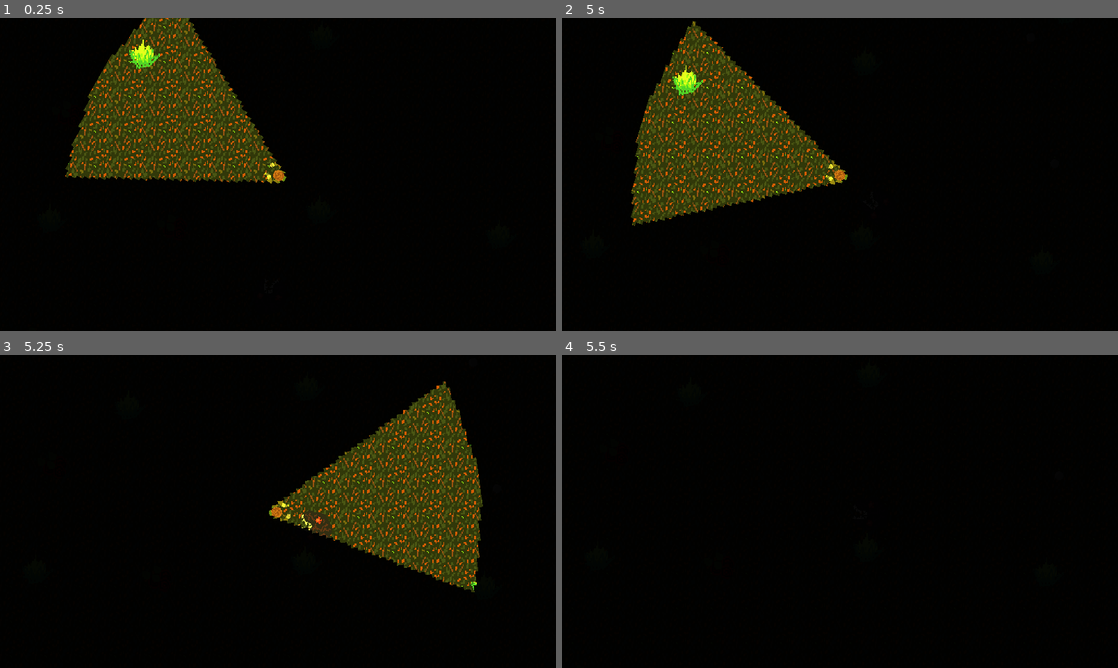
Above: before the commit, frames 1-4 (two rows, left to right).
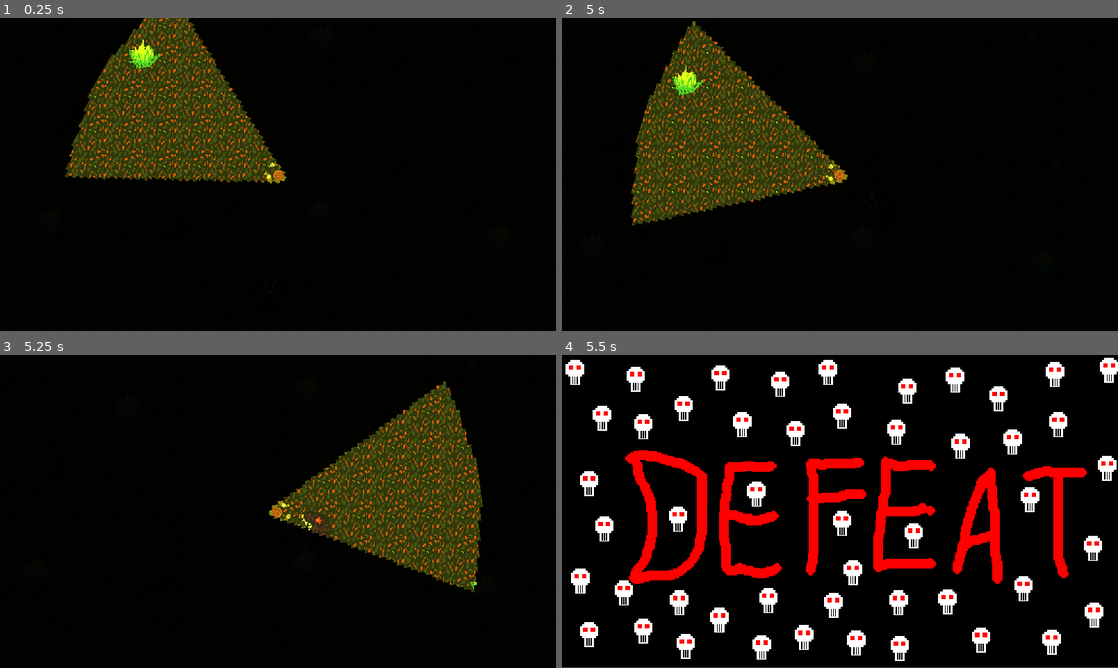
Above: after the commit, the same moments.

Repository: JMWProductions/mysterious-forest
Game: Godot game, scene res://scenes/World.tscn
Same seed, same stepped clock (60 frames per second), same inputs: the game is played once before the commit and once after it.
Inputs (mouse positions are in pixels of both pictures, inside the frame that each line leads up to):
- Up to frame 1 (0.25 s): no input
- Up to frame 2 (5 s): tap Enter at 0.5 s; move the mouse to (962, 158) at 0.52 s; hold D (move_right) 0.53-1.28 s; click (962, 158) at 0.6 s; move the mouse to (728, 190) at 1.27 s; hold S (move_down) 1.28-2.03 s; click (728, 190) at 1.35 s; move the mouse to (895, 105) at 2.02 s; hold D (move_right) 2.03-2.78 s; click (895, 105) at 2.1 s; move the mouse to (812, 237) at 2.77 s; hold W (move_up) 2.78-3.53 s; click (812, 237) at 2.85 s; move the mouse to (1006, 221) at 3.52 s; hold A (move_left) from 3.53 s (still down); click (1006, 221) at 3.6 s; move the mouse to (673, 127) at 4.27 s; click (673, 127) at 4.35 s
- Up to frame 3 (5.25 s): move the mouse to (305, 511) at 5.02 s; release A (move_left) at 5.03 s; hold S (move_down) from 5.03 s (still down); click (305, 511) at 5.1 s
- Up to frame 4 (5.5 s): keep holding S (move_down)

Frames 1-3 are identical in both runs. In frame 4, 18% of the frame differs, in the area x 0-100%, y 0-100%.
Error before the commit: Invalid get index 'position' (on base: 'previously freed instance'). (res://scripts/Camera2D.gd:10)

Commit message:
Add defeat scene

Diff:
--- /dev/null
+++ b/scenes/Defeat.tscn
@@ -0,0 +1,9 @@
+[gd_scene load_steps=2 format=2]
+
+[ext_resource path="res://images/defeat-screen.png" type="Texture" id=1]
+
+[node name="Node2D" type="Node2D"]
+
+[node name="defeat-screen" type="Sprite" parent="."]
+position = Vector2( 256.466, 143.607 )
+texture = ExtResource( 1 )
--- a/scripts/Player.gd
+++ b/scripts/Player.gd
@@ -38,7 +38,7 @@
 func check_for_collisions():
   for i in get_slide_count():
     if get_slide_collision(i).collider.name == "Boss":
-      self.queue_free()
+      get_tree().change_scene("res://scenes/Defeat.tscn")
     if get_slide_collision(i).collider.has_method("collect") and cooldown_collectibles == 0:
       contract_counter += 1
       cooldown_collectibles = 2
